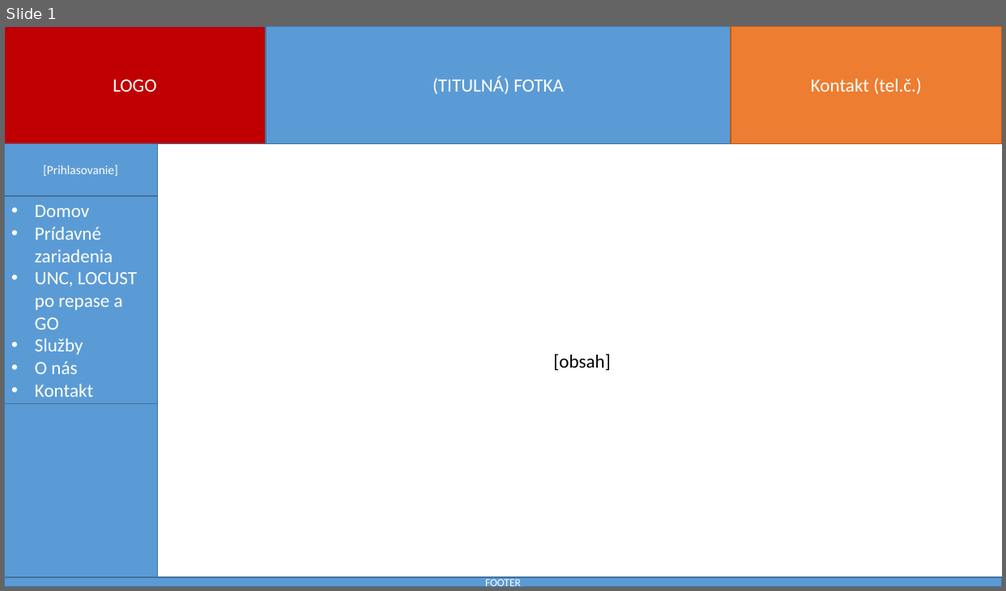
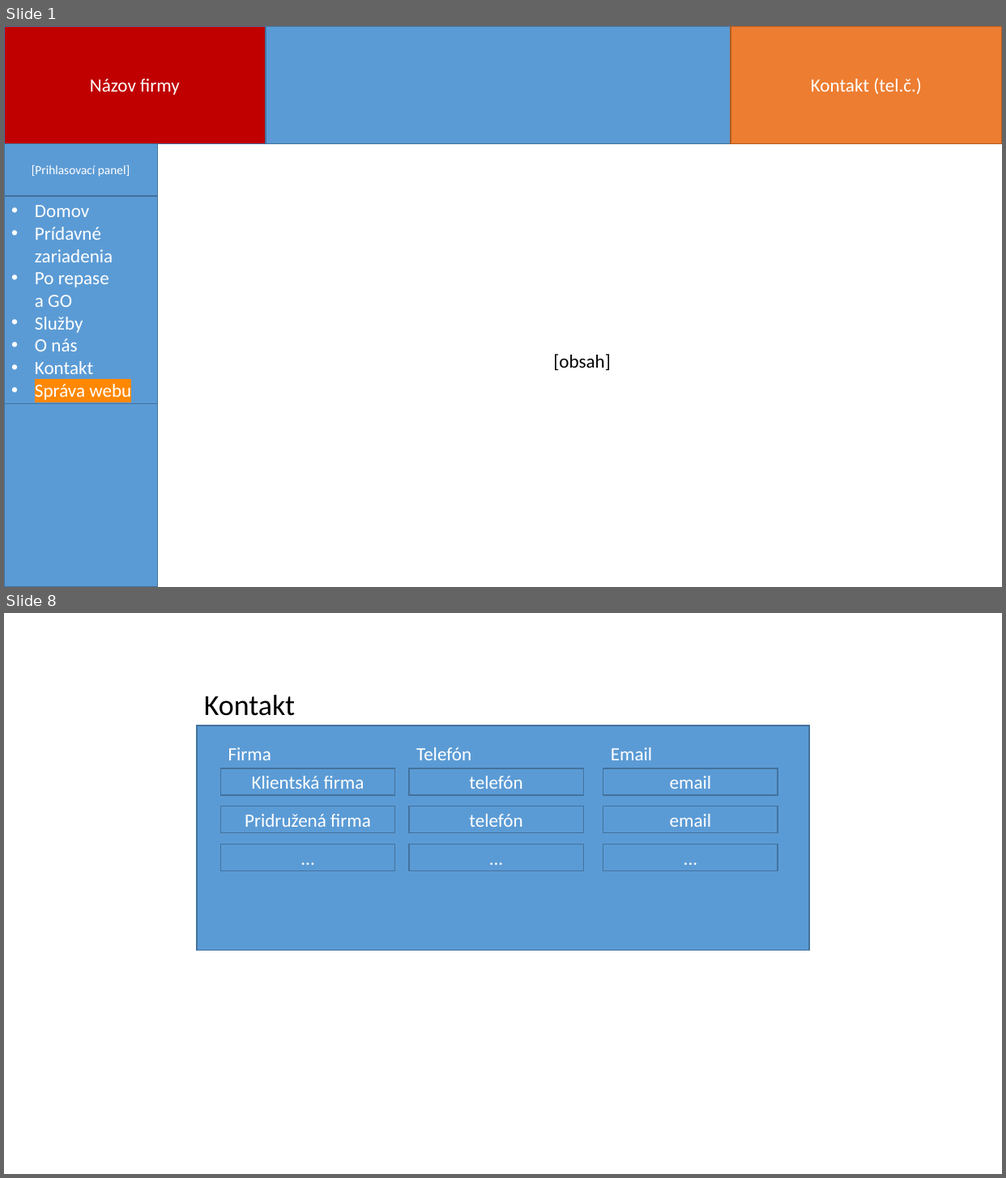
Before and after one commit to milantru/ServIS, a slide deck: docs/B-Servis WebApp UI koncept.pptx. Shown one above the other, each under a label of ours: slide 1 before the commit, slides 1 and 8 after it; the slides between them are not shown. The pictures are 1006x591 and 1006x1178 pixels, drawn with LibreOffice and Linux fonts; fonts in the diff are those of the drawing. Boxes give left, top, right and bottom in pixels: in the first picture for what was removed or moved away, otherwise in the second. Text is boxed around its words. In the diff, an @@ line names an element or a change of style, - is before the commit and + after.

```diff
--- a/docs/B-Servis WebApp UI koncept.pptx
+++ b/docs/B-Servis WebApp UI koncept.pptx
@@ slide 8 added at box(4, 613, 1002, 1174), background #FFFFFF @@
@@ text added at box(204, 695, 295, 716), 28 pt, text #000000 @@
+Kontakt
@@ rectangle added at box(197, 726, 809, 951), fill #5B9BD5, outline #43739E 1 pt @@
@@ text added at box(228, 747, 271, 760), 18 pt, text #FFFFFF @@
+Firma
@@ text added at box(416, 747, 471, 760), 18 pt, text #FFFFFF @@
+Telefón
@@ text added at box(611, 747, 652, 760), 18 pt, text #FFFFFF @@
+Email
@@ rectangle added at box(220, 769, 394, 796), fill #5B9BD5, outline #43739E 1 pt, 18 pt, text #FFFFFF @@
+Klientská firma
@@ rectangle added at box(409, 769, 583, 796), fill #5B9BD5, outline #43739E 1 pt, 18 pt, text #FFFFFF @@
+telefón
@@ rectangle added at box(603, 769, 778, 796), fill #5B9BD5, outline #43739E 1 pt, 18 pt, text #FFFFFF @@
+email
@@ rectangle added at box(220, 806, 394, 833), fill #5B9BD5, outline #43739E 1 pt, 18 pt, text #FFFFFF @@
+Pridružená firma
@@ rectangle added at box(409, 806, 583, 833), fill #5B9BD5, outline #43739E 1 pt, 18 pt, text #FFFFFF @@
+telefón
@@ rectangle added at box(603, 806, 778, 833), fill #5B9BD5, outline #43739E 1 pt, 18 pt, text #FFFFFF @@
+email
@@ rectangle added at box(220, 845, 394, 871), fill #5B9BD5, outline #43739E 1 pt, 18 pt, text #FFFFFF @@
+...
@@ rectangle added at box(409, 845, 583, 871), fill #5B9BD5, outline #43739E 1 pt, 18 pt, text #FFFFFF @@
+...
@@ rectangle added at box(603, 845, 778, 871), fill #5B9BD5, outline #43739E 1 pt, 18 pt, text #FFFFFF @@
+...
@@ slide 1 changed as well @@
@@ text in rectangle at box(90, 79, 180, 95): text changed @@
-LOGO
+Názov firmy
@@ text in rectangle at box(432, 76, 564, 94): text removed @@
-(TITULNÁ) FOTKA
@@ text in rectangle at box(32, 165, 130, 177): text changed @@
-[Prihlasovanie]
+[Prihlasovací panel]
@@ text in rectangle at box(35, 272, 109, 307): text changed @@
-• UNC, LOCUST po repase a GO
+• Po repase
+  a GO
@@ text in rectangle at box(35, 384, 131, 400): paragraph added @@
+• Správa webu
@@ rectangle removed at box(4, 578, 1002, 587) @@
-FOOTER
```
Also in this commit, not shown: 6 other slides changed, 29 other slides added, 25 slides removed, 47 other files.
